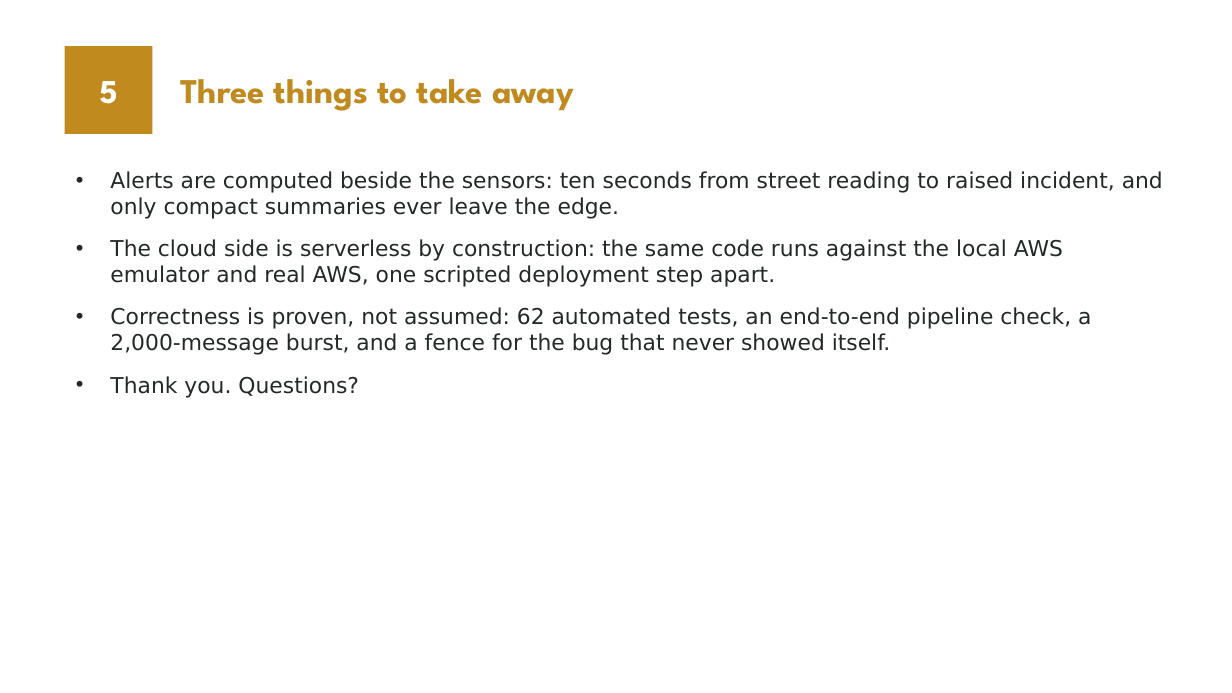
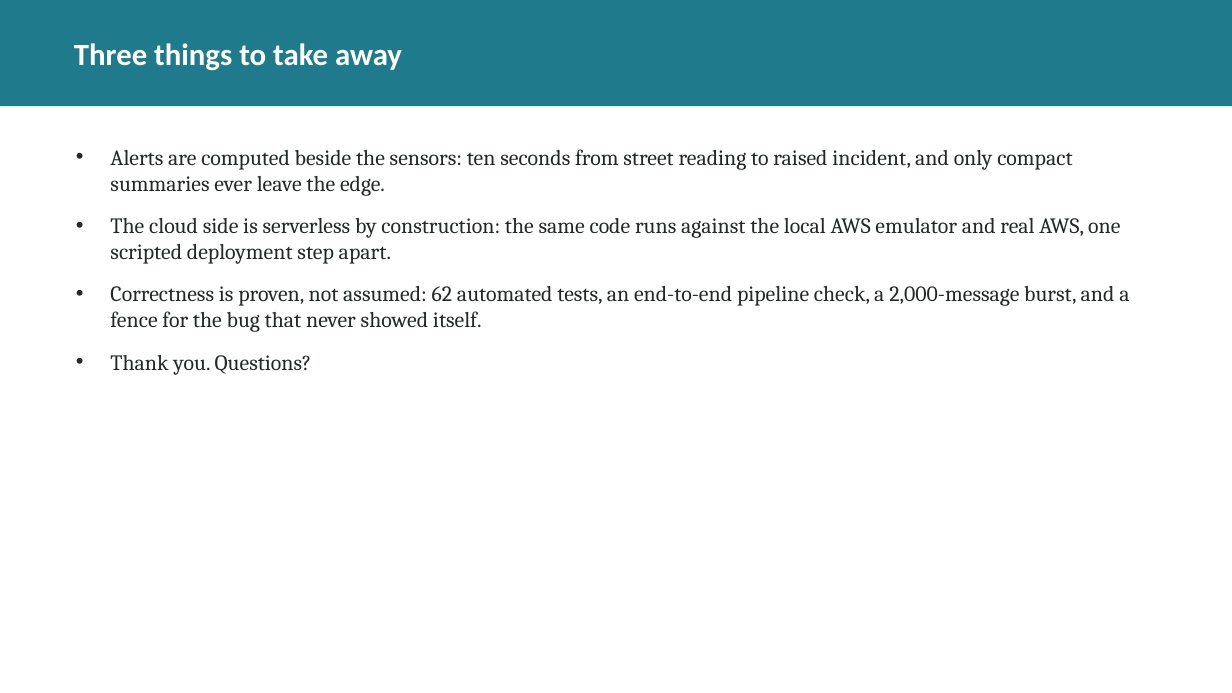
Before and after one commit to valletivarish/FEC_version_2, a slide deck: slide 6 of ppt/X25100963_smart-city-monitoring.pptx. Drawn at 1232x693 pixels with LibreOffice and Linux fonts; fonts in the diff are those of the drawing. Boxes give left, top, right and bottom in pixels: in the first picture for what was removed or moved away, otherwise in the second. Text is boxed around its words. In the diff, an @@ line names an element or a change of style, - is before the commit and + after.

Commit message:
Re-theme project 04 deck (teal band, badge-free) + all 8 unassigned spare decks to distinct new themes; clear bold highlighting

```diff
--- a/ppt/X25100963_smart-city-monitoring.pptx
+++ b/ppt/X25100963_smart-city-monitoring.pptx
@@ rectangle added at (0,0,1232,106), fill #1F7A8C @@
@@ title "Three things to take away": place and size @@
-title "Three things to take away" at (180,79,574,111)
+title "Three things to take away" at (74,43,402,71)
@@ title "Three things to take away" at (74,43,402,71): size 27 to 24 pt, font League Spartan to Calibri, text colour #C08A1F to #FFFFFF @@
@@ rectangle removed at (65,46,152,134) @@
@@ text removed at (100,81,118,104) @@
-5
@@ text "Alerts are computed beside the ...": place and size @@
-text "Alerts are computed beside the ..." at (110,171,1163,398)
+text "Alerts are computed beside the ..." at (110,149,1129,375)
@@ text "Alerts are computed beside the ..." at (110,149,1129,375): font DejaVu Sans to Cambria @@
```
Also in this commit, not shown: 5 other slides changed, 9 other files.
